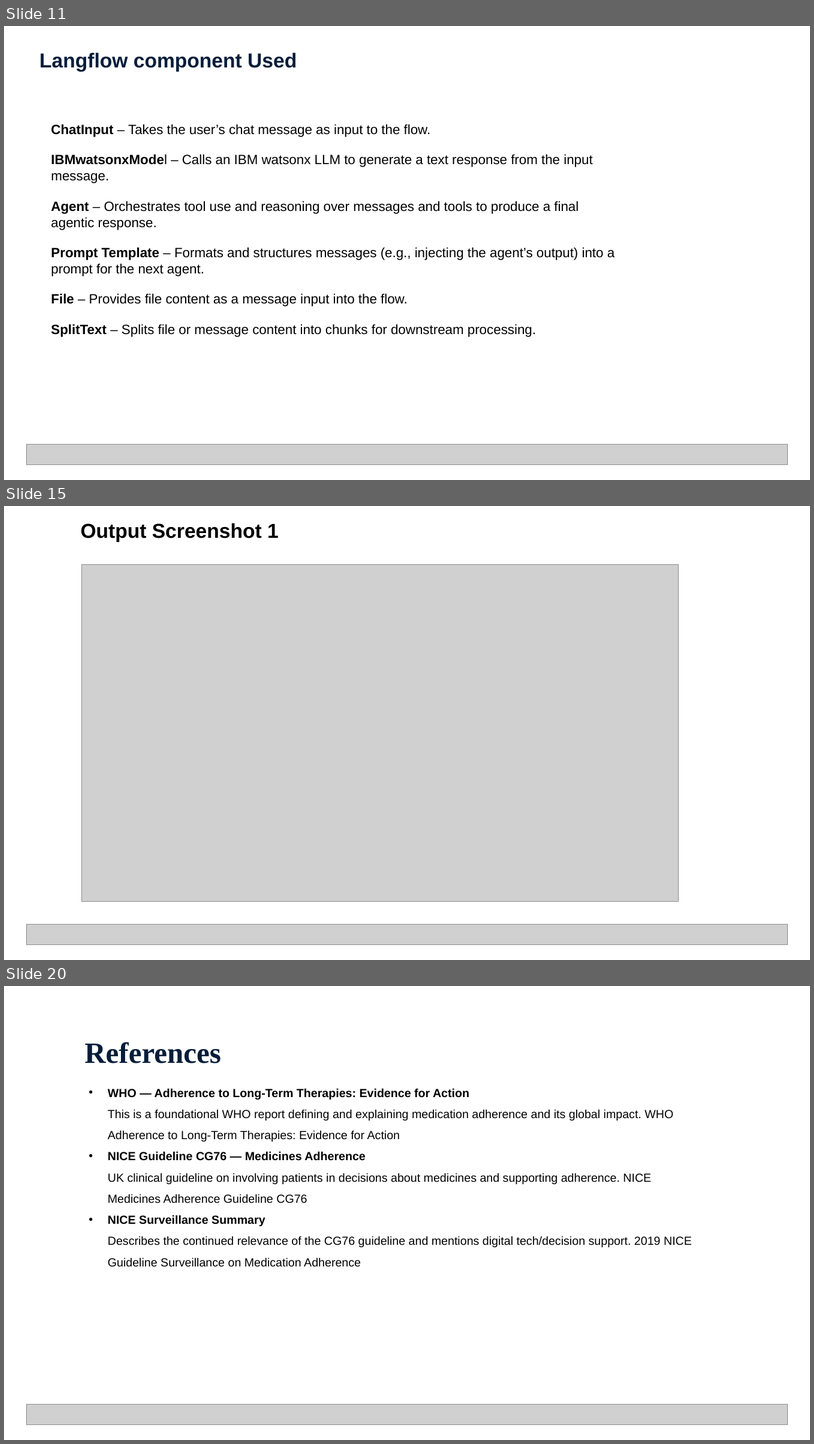
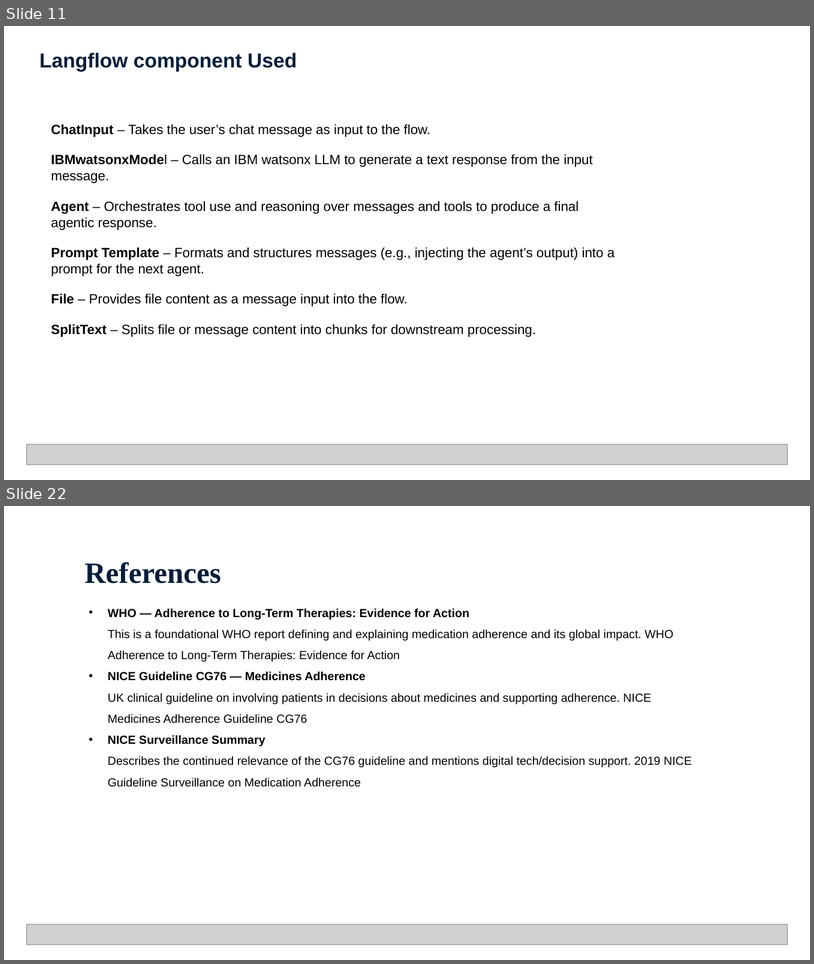
Before and after one commit to sandeep5shetty/langflow-medication-agent, a slide deck: Hackthon Project Presentation.pptx. Shown one above the other, each under a label of ours: slides 11, 15 and 20 before the commit, slides 11 and 22 after it; the slides between them are not shown. The pictures are 814x1444 and 814x964 pixels, drawn with LibreOffice and Linux fonts; fonts in the diff are those of the drawing; grey boxes stand for pictures. Boxes give left, top, right and bottom in pixels: in the first picture for what was removed or moved away, otherwise in the second. Text is boxed around its words. In the diff, an @@ line names an element or a change of style, - is before the commit and + after.

```diff
--- a/Hackthon Project Presentation.pptx
+++ b/Hackthon Project Presentation.pptx
@@ slide 15 removed at <box>4,506,810,960</box>, background #FFFFFF @@
@@ text removed at <box>81,523,279,542</box> @@
-Output Screenshot 1
@@ picture removed at <box>82,565,678,901</box> @@
@@ picture removed at <box>26,924,789,945</box> @@
@@ what was slide 20 is now slide 22 @@
```
Also in this commit, not shown: 9 slides changed, 6 slides added, 3 other slides removed.
